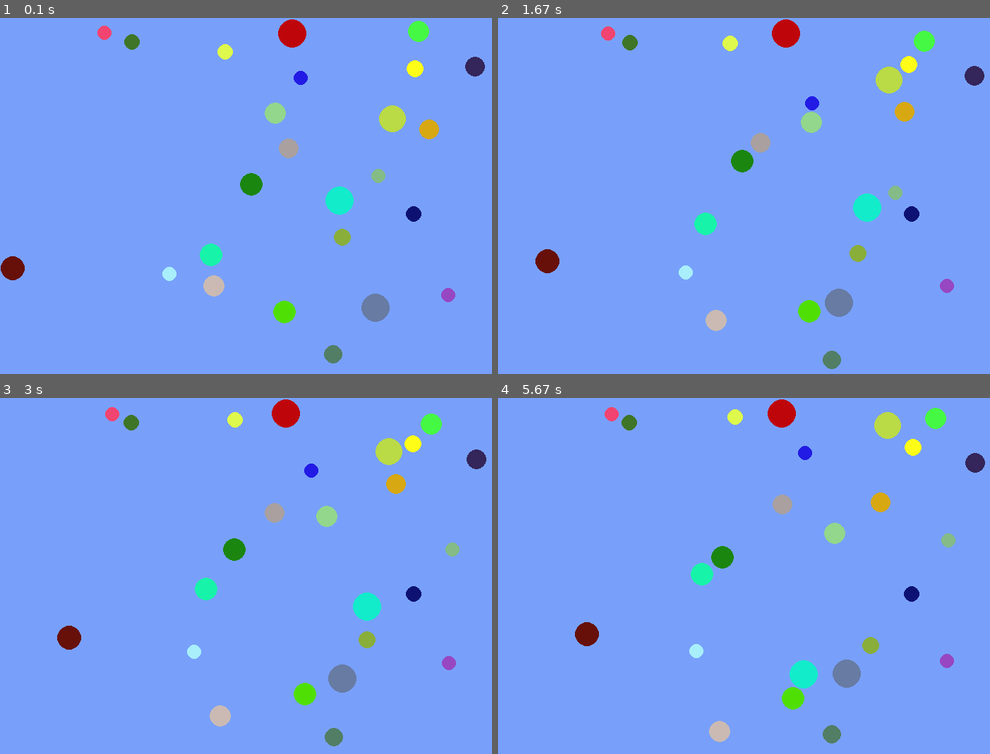
Above: before the commit, frames 1-4 (two rows, left to right).
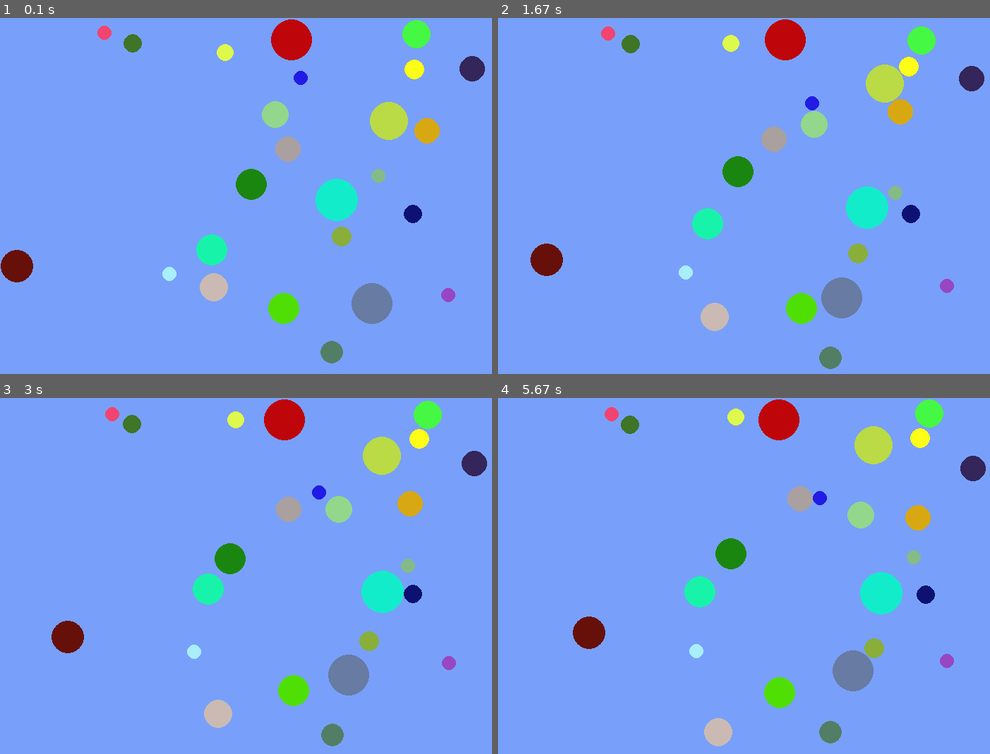
Above: after the commit, the same moments.

Repository: maciejbac/pyGame
Game: pygame game, started from main.py
Two runs of this game, one before a commit and one after it. Both use one fixed random seed, a clock stepped at 60 frames per second and the inputs below.
Inputs (mouse positions are in pixels of both pictures, inside the frame that each line leads up to):
- Up to frame 1 (0.1 s): no input
- Up to frame 2 (1.67 s): no input
- Up to frame 3 (3 s): press the mouse at (393, 576) at 2.37 s; move the mouse to (413, 576) at 2.47 s; release the mouse at (432, 572) at 2.6 s
- Up to frame 4 (5.67 s): no input

The runs differ from the first frame. In frame 1, 3.4% of the frame differs, in the area x 0-99%, y 0-98%; in frame 2, 3.9%; in frame 3, 5.6%; in frame 4, 7.2%, in the area x 15-100%, y 0-98%.

Commit message:
Added aim assistance

Diff:
--- a/main.py
+++ b/main.py
@@ -18,8 +18,8 @@
 gravity_on = False
 gravity = (math.pi, 0.02)
 mass_of_air = 0.1
-elasticity = 0.95
-particle_max_size = 20
+elasticity = 0.75
+particle_max_size = 30
 
 # Initialize the screen object
 screen = pygame.display.set_mode((window_width, window_height))
@@ -108,6 +108,8 @@
     col_dy = p1.y - p2.y
     distance = math.hypot(col_dx, col_dy)
 
+    # Collision handling requires refactoring as it doesn't currently take into consideration the angle at which both
+    # particles collide
     if distance < p1.size + p2.size:
         tangent = math.atan2(col_dy, col_dx)
         angle = math.atan2(col_dy, col_dx) + 0.5 * math.pi
@@ -172,11 +174,13 @@
             dy = mouseY - selected_particle.y
             selected_particle.angle = math.atan2(dy, dx) - 0.5 * math.pi
             selected_particle.speed = math.hypot(dx, dy) * 0.1
-            # Draw dot when a particle is selected
+            # Draw line between mouse pointer and the particle when selected
             pygame.draw.line(screen, (0, 0, 0), (mouseX, mouseY), (selected_particle.x, selected_particle.y))
+
             pygame.draw.line(screen, (255, 255, 255), (selected_particle.x, selected_particle.y),
                              (selected_particle.x + (selected_particle.x - mouseX), selected_particle.y +
                               (selected_particle.y - mouseY)))
+
             pygame.draw.circle(screen, (0, 0, 0), (mouseX, mouseY), 5, 5)
 
         particle.display()
